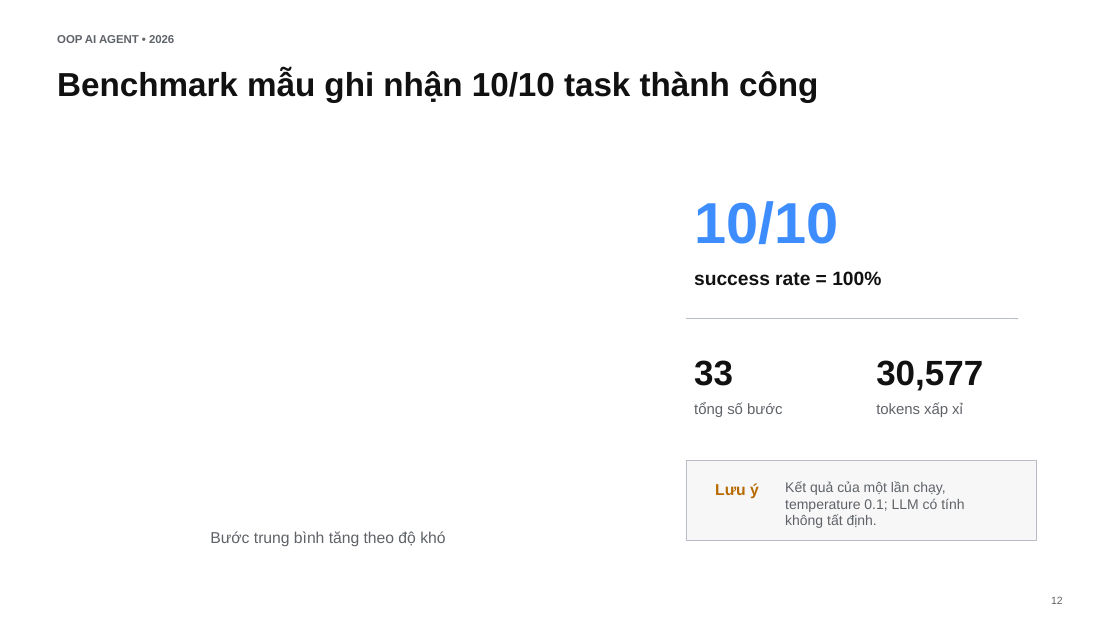
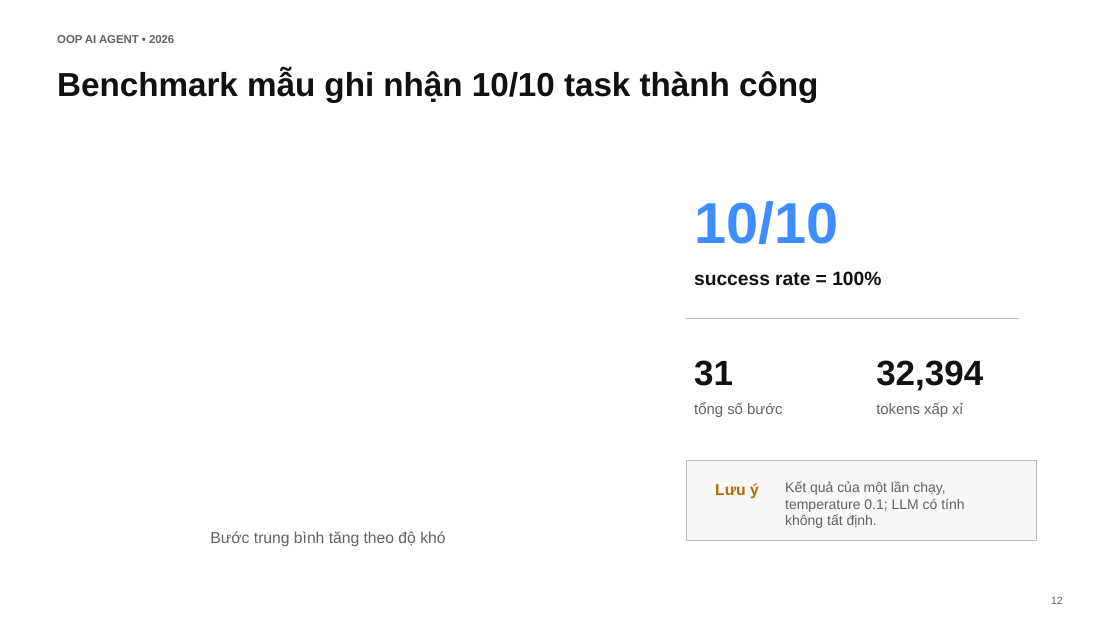
Before and after one commit to putindao/25127136_OopAgent, a slide deck: slide 12 of docs/Slide.pptx. Drawn at 1120x630 pixels with LibreOffice and Linux fonts; fonts in the diff are those of the drawing. Boxes give left, top, right and bottom in pixels: in the first picture for what was removed or moved away, otherwise in the second. Text is boxed around its words. In the diff, an @@ line names an element or a change of style, - is before the commit and + after.

```diff
--- a/docs/Slide.pptx
+++ b/docs/Slide.pptx
@@ text at [694,360,733,386]: text changed @@
-33
+31
@@ text at [876,360,983,391]: text changed @@
-30,577
+32,394
```
Also in this commit, not shown: 2 other slides changed, 18 other files.
